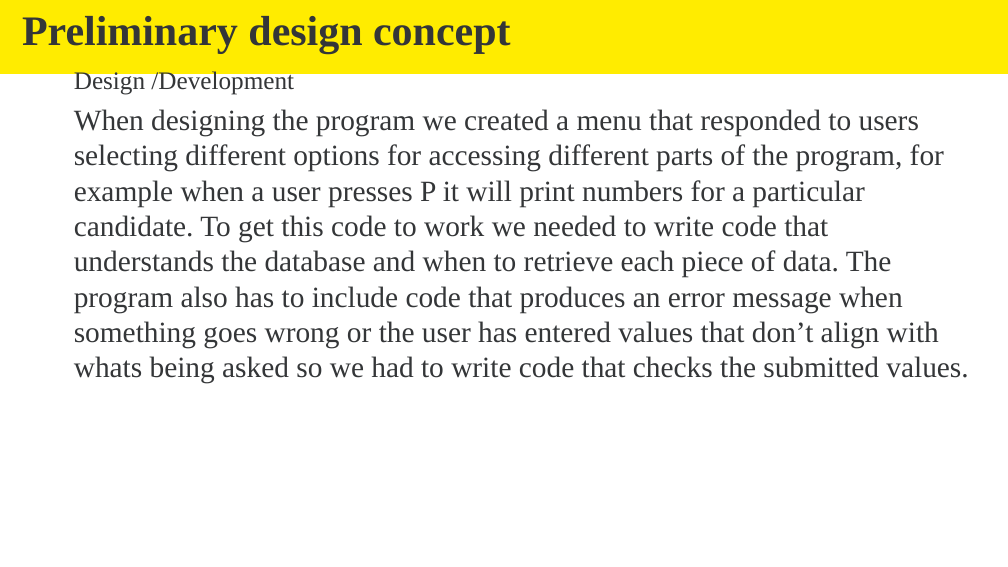
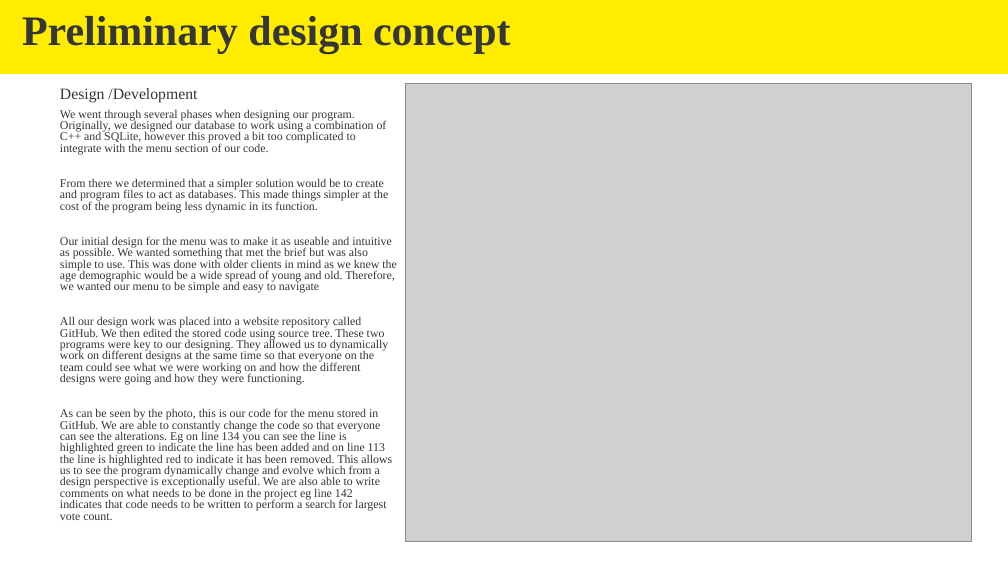
Before and after one commit to developer-grace/electoral-project, a slide deck: slide 6 of Project PresentationDemonstration.pptx. Drawn at 1008x567 pixels with LibreOffice and Linux fonts; fonts in the diff are those of the drawing; grey boxes stand for pictures; background and template pictures are left out. Boxes give left, top, right and bottom in pixels: in the first picture for what was removed or moved away, otherwise in the second. Text is boxed around its words. In the diff, an @@ line names an element or a change of style, - is before the commit and + after.

```diff
--- a/Project PresentationDemonstration.pptx
+++ b/Project PresentationDemonstration.pptx
@@ text "Design /Development": place and size @@
-text "Design /Development" at (74, 69, 968, 384)
+text "Design /Development" at (60, 88, 396, 520)
@@ text at (60, 88, 197, 103): size 24 to 15 pt in "Design /Development"; line spacing 1 to 0.8 @@
@@ picture added at (405, 84, 972, 542) @@
@@ text at (60, 109, 396, 520): text changed; size 28 to 11.2 pt @@
-  When designing the program we created a menu that responded to users selecting different options for accessing different parts of the program, for example when a user presses P it will print numbers for a particular candidate. To get this code to work we needed to write code that understands the database and when to retrieve each piece of data. The program also has to include code that produces an error message when something goes wrong or the user has entered values that don’t align with whats being asked so we had to write code that checks the submitted values.
+  We went through several phases when designing our program. Originally, we designed our database to work using a combination of C++ and SQLite, however this proved a bit too complicated to integrate with the menu section of our code.
+  From there we determined that a simpler solution would be to create and program files to act as databases. This made things simpler at the cost of the program being less dynamic in its function.
+  Our initial design for the menu was to make it as useable and intuitive as possible. We wanted something that met the brief but was also simple to use. This was done with older clients in mind as we knew the age demographic would be a wide spread of young and old. Therefore, we wanted our menu to be simple and easy to navigate
+  All our design work was placed into a website repository called GitHub. We then edited the stored code using source tree. These two programs were key to our designing. They allowed us to dynamically work on different designs at the same time so that everyone on the team could see what we were working on and how the different designs were going and how they were functioning.
+  As can be seen by the photo, this is our code for the menu stored in GitHub. We are able to constantly change the code so that everyone can see the alterations. Eg on line 134 you can see the line is highlighted green to indicate the line has been added and on line 113 the line is highlighted red to indicate it has been removed. This allows us to see the program dynamically change and evolve which from a design perspective is exceptionally useful. We are also able to write comments on what needs to be done in the project eg line 142 indicates that code needs to be written to perform a search for largest vote count.
```
Also in this commit, not shown: 3 other slides changed, 1 slide added.
